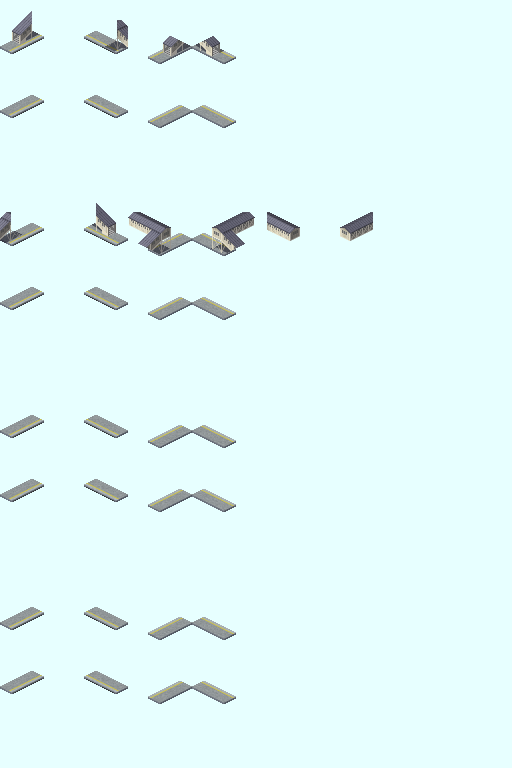
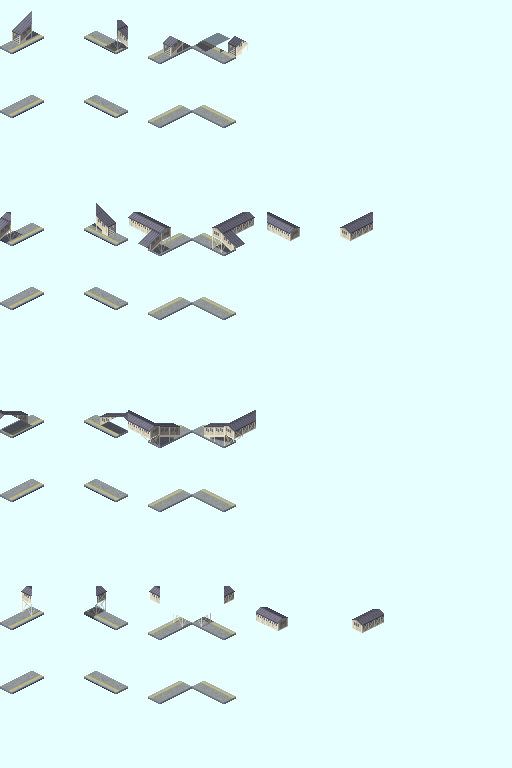
Layers edited between the first and the second 512 × 768 image:
added layer "貼り付けられたレイヤー #36" in group "Bridge" over (x1=192, y1=586, x2=235, y2=627)
added layer "貼り付けられたレイヤー #34" in group "Bridge" over (x1=204, y1=410, x2=256, y2=446)
added layer "貼り付けられたレイヤー #32" in group "Bridge" over (x1=149, y1=586, x2=192, y2=627)
added layer "貼り付けられたレイヤー #30" in group "Bridge" over (x1=128, y1=410, x2=180, y2=446)
added layer "貼り付けられたレイヤー #28" in group "Bridge" over (x1=352, y1=609, x2=384, y2=633)
added layer "貼り付けられたレイヤー #27" in group "Bridge" over (x1=87, y1=586, x2=107, y2=616)
added layer "貼り付けられたレイヤー #25" in group "Bridge" over (x1=100, y1=412, x2=128, y2=425)
added layer "貼り付けられたレイヤー #23" in group "Bridge" over (x1=256, y1=607, x2=288, y2=631)
added layer "貼り付けられたレイヤー #22" in group "Bridge" over (x1=21, y1=586, x2=41, y2=616)
added layer "貼り付けられたレイヤー #20" in group "Bridge" over (x1=0, y1=410, x2=28, y2=435)
painted on "貼り付けられたレイヤー #17" over (x1=199, y1=36, x2=249, y2=57)
added layer "貼り付けられたレイヤー #35" in group "Shadow" over (x1=193, y1=617, x2=214, y2=627)
added layer "貼り付けられたレイヤー #33" in group "Shadow" over (x1=206, y1=432, x2=236, y2=443)
added layer "貼り付けられたレイヤー #31" in group "Shadow" over (x1=174, y1=618, x2=192, y2=627)
added layer "貼り付けられたレイヤー #29" in group "Shadow" over (x1=148, y1=433, x2=180, y2=447)
added layer "貼り付けられたレイヤー #26" in group "Shadow" over (x1=84, y1=605, x2=106, y2=618)
added layer "貼り付けられたレイヤー #24" in group "Shadow" over (x1=101, y1=422, x2=127, y2=435)
added layer "貼り付けられたレイヤー #21" in group "Shadow" over (x1=23, y1=606, x2=40, y2=615)
added layer "貼り付けられたレイヤー #19" in group "Shadow" over (x1=0, y1=420, x2=32, y2=435)
added layer "貼り付けられたレイヤー #18" in group "Shadow" over (x1=198, y1=33, x2=230, y2=48)
